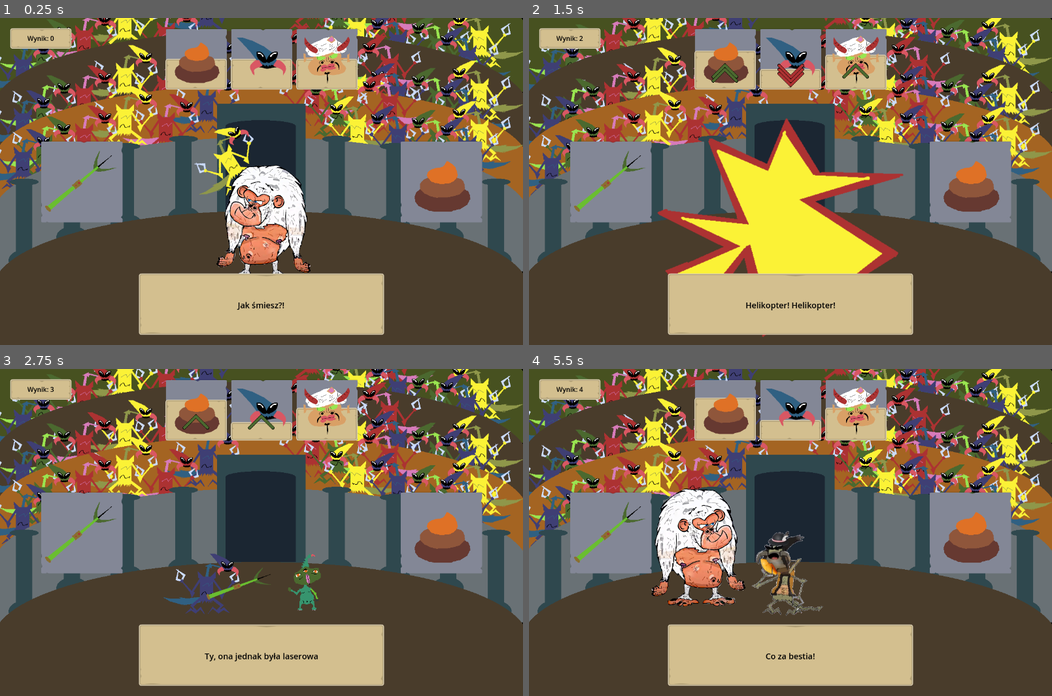
Above: before the commit, frames 1-4 (two rows, left to right).
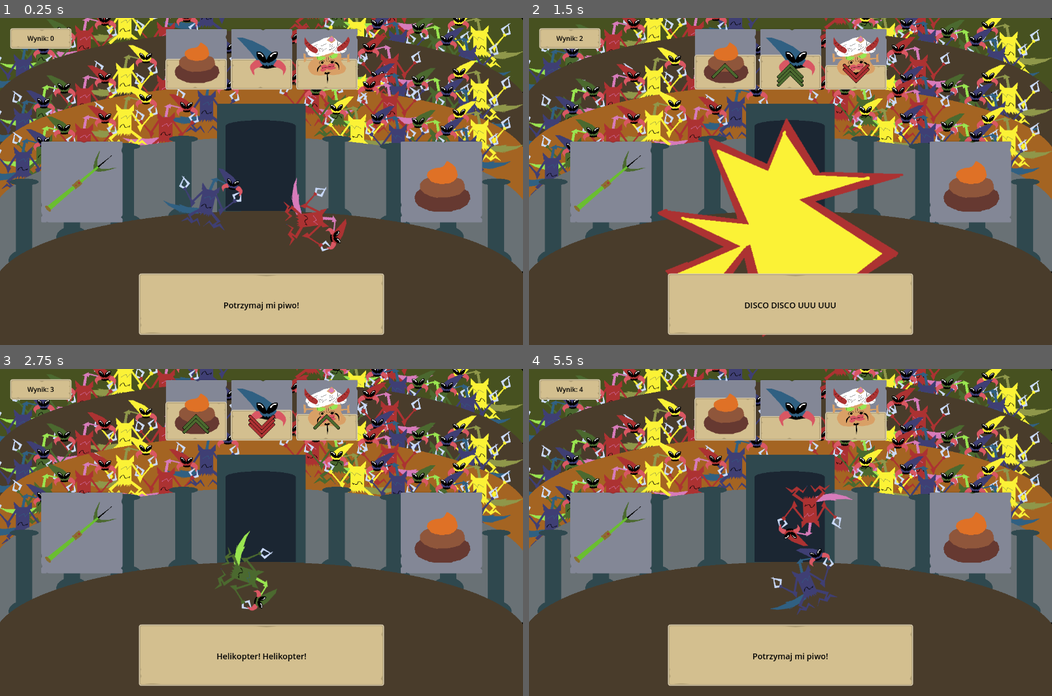
Above: after the commit, the same moments.

Repository: P1X-in/space-tricks
Game: Godot game, scene res://scenes/main.tscn
Same seed, same stepped clock (60 frames per second), same inputs: the game is played once before the commit and once after it.
Inputs (mouse positions are in pixels of both pictures, inside the frame that each line leads up to):
- Up to frame 1 (0.25 s): no input
- Up to frame 2 (1.5 s): click (612, 181) at 0.5 s; click (612, 181) at 1.25 s
- Up to frame 3 (2.75 s): click (83, 532) at 2 s
- Up to frame 4 (5.5 s): tap Enter at 2.75 s; move the mouse to (905, 516) at 2.77 s; tap F every 0.75 s from 2.85 to 5.1 s; move the mouse to (685, 548) at 3.52 s; move the mouse to (842, 460) at 4.27 s; move the mouse to (764, 597) at 5.02 s

The runs differ from the first frame. In frame 1, 6.1% of the frame differs, in the area x 31-67%, y 33-90%; in frame 2, 1.4%; in frame 3, 3.0%; in frame 4, 7.2%, in the area x 23-69%, y 11-90%.

Commit message:
Pizza

Diff:
--- /dev/null
+++ b/scenes/tricks/pizza.tscn
@@ -0,0 +1,97 @@
+[gd_scene load_steps=10 format=3 uid="uid://3janr5kxf2rf"]
+
+[ext_resource type="PackedScene" uid="uid://b62avp2rlxbi" path="res://scenes/tricks/trick.tscn" id="1_o1ph2"]
+[ext_resource type="Texture2D" uid="uid://cdioovq8srrv2" path="res://assets/gfx/aliens/telekineza1.png" id="2_yfamp"]
+[ext_resource type="Texture2D" uid="uid://bte6s2tlpecq8" path="res://assets/gfx/aliens/telekineza2.png" id="3_a8npb"]
+[ext_resource type="Texture2D" uid="uid://bt8b27so1wbk7" path="res://assets/gfx/aliens/hawajska.png" id="4_ns8q7"]
+
+[sub_resource type="Animation" id="Animation_pnbah"]
+resource_name = "trick"
+length = 3.0
+loop_mode = 1
+tracks/0/type = "value"
+tracks/0/imported = false
+tracks/0/enabled = true
+tracks/0/path = NodePath("Path2D/PathFollow2D:progress_ratio")
+tracks/0/interp = 1
+tracks/0/loop_wrap = true
+tracks/0/keys = {
+"times": PackedFloat32Array(0, 3),
+"transitions": PackedFloat32Array(1, 1),
+"update": 0,
+"values": [0.0, 1.0]
+}
+
+[sub_resource type="Animation" id="Animation_hm21h"]
+length = 0.001
+tracks/0/type = "value"
+tracks/0/imported = false
+tracks/0/enabled = true
+tracks/0/path = NodePath("Path2D/PathFollow2D:progress_ratio")
+tracks/0/interp = 1
+tracks/0/loop_wrap = true
+tracks/0/keys = {
+"times": PackedFloat32Array(0),
+"transitions": PackedFloat32Array(1),
+"update": 0,
+"values": [0.0]
+}
+
+[sub_resource type="AnimationLibrary" id="AnimationLibrary_fu2qw"]
+_data = {
+"RESET": SubResource("Animation_hm21h"),
+"trick": SubResource("Animation_pnbah")
+}
+
+[sub_resource type="SpriteFrames" id="SpriteFrames_iqpsg"]
+animations = [{
+"frames": [{
+"duration": 1.0,
+"texture": ExtResource("2_yfamp")
+}, {
+"duration": 1.0,
+"texture": ExtResource("3_a8npb")
+}],
+"loop": true,
+"name": &"default",
+"speed": 2.0
+}]
+
+[sub_resource type="Curve2D" id="Curve2D_0omuh"]
+_data = {
+"points": PackedVector2Array(0, 0, 0, 0, -345, 4, 0, 0, 0, 0, -248, -108, 0, 0, 0, 0, -148, -171, 0, 0, 0, 0, -56, -190, 0, 0, 0, 0, 8, -191, 0, 0, 0, 0, 147, -170, 0, 0, 0, 0, 262, -123, 0, 0, 0, 0, 361, 4, 0, 0, 0, 0, 301, 124, 0, 0, 0, 0, 167, 204, 0, 0, 0, 0, -4, 206, 0, 0, 0, 0, -160, 189, 0, 0, 0, 0, -258, 141, 0, 0, 0, 0, -351, 14)
+}
+point_count = 14
+
+[node name="Pizza" instance=ExtResource("1_o1ph2")]
+gold_outcome = {
+"boredom": 2,
+"gold": -3,
+"happiness": 2
+}
+kill_outcome = {
+"boredom": -2,
+"gold": 3,
+"happiness": -2
+}
+messages = ["Średnia hawajska dla każdego!", "Na koszt Kosmicznej Floty!"]
+
+[node name="animations" type="AnimationPlayer" parent="." index="0"]
+libraries = {
+"": SubResource("AnimationLibrary_fu2qw")
+}
+
+[node name="AnimatedSprite2D" type="AnimatedSprite2D" parent="." index="1"]
+sprite_frames = SubResource("SpriteFrames_iqpsg")
+autoplay = "default"
+
+[node name="Path2D" type="Path2D" parent="." index="2"]
+curve = SubResource("Curve2D_0omuh")
+
+[node name="PathFollow2D" type="PathFollow2D" parent="Path2D" index="0"]
+position = Vector2(-345, 4)
+rotates = false
+
+[node name="Sprite2D" type="Sprite2D" parent="Path2D/PathFollow2D" index="0"]
+scale = Vector2(0.5, 0.5)
+texture = ExtResource("4_ns8q7")
--- a/scenes/tricks/tricks.gd
+++ b/scenes/tricks/tricks.gd
@@ -8,7 +8,8 @@
 	preload("res://scenes/tricks/poo.tscn").instantiate(),
 	preload("res://scenes/tricks/hipnoza.tscn").instantiate(),
 	preload("res://scenes/tricks/techno.tscn").instantiate(),
-	preload("res://scenes/tricks/spear.tscn").instantiate()
+	preload("res://scenes/tricks/spear.tscn").instantiate(),
+	preload("res://scenes/tricks/pizza.tscn").instantiate()
 ]
 
 func get_random_trick() -> Node2D:
Not shown, added: assets/gfx/aliens/hawajska.png.import
Not shown, added: assets/gfx/aliens/telekineza1.png.import
Not shown, added: assets/gfx/aliens/telekineza2.png.import
Binary file added: assets/gfx/grenade.ase
Binary file added: assets/gfx/grenade.png
Not shown, added: assets/gfx/grenade.png.import
Binary file added: assets/gfx/paletka.ase
Binary file added: assets/gfx/paletka.png
Not shown, added: assets/gfx/paletka.png.import
